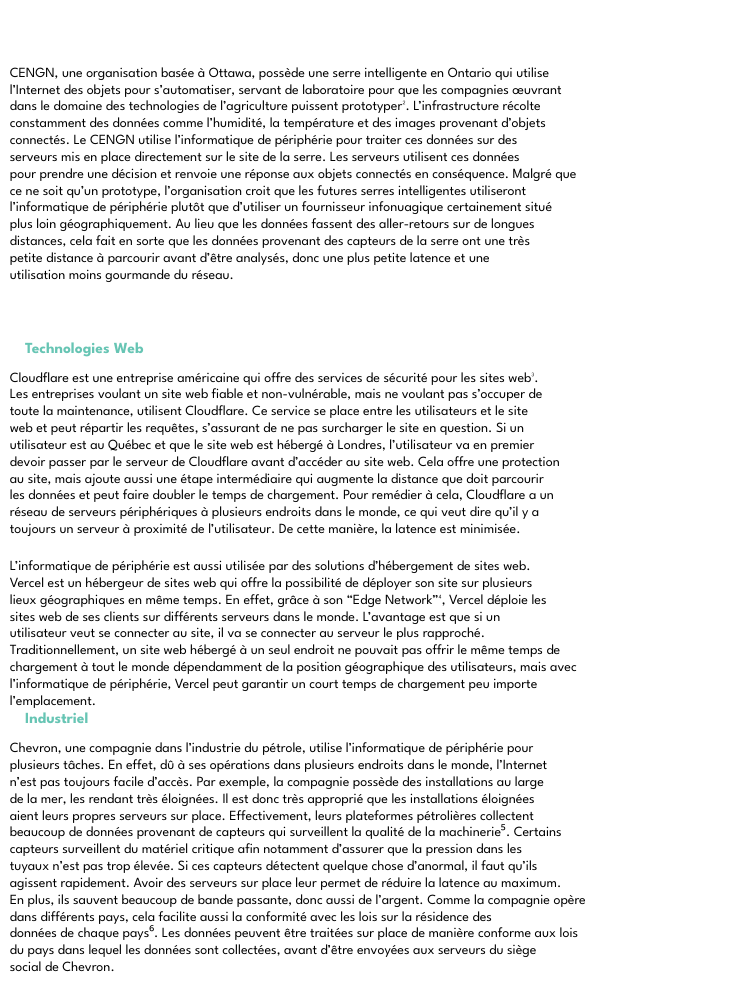
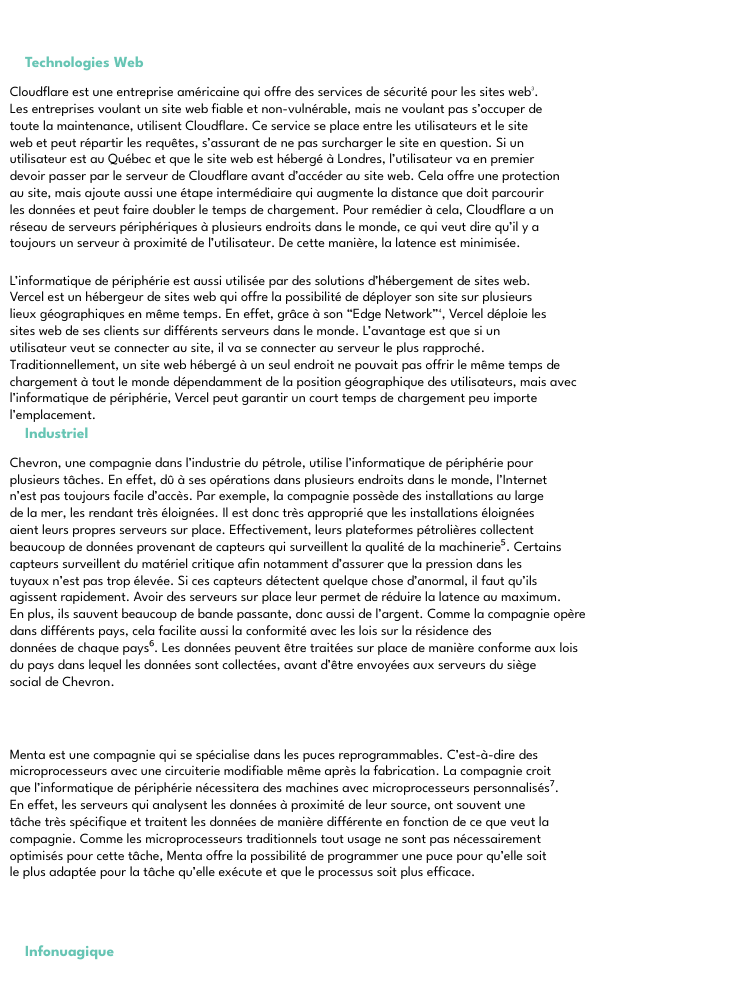
Before and after one commit to Msa360/pptx_template_cin, a slide deck: slide 2 of powerpoints/test.pptx. Drawn at 756x1008 pixels with LibreOffice and Linux fonts; fonts in the diff are those of the drawing; background and template pictures are left out. Boxes give left, top, right and bottom in pixels: in the first picture for what was removed or moved away, otherwise in the second. Text is boxed around its words. In the diff, an @@ line names an element or a change of style, - is before the commit and + after.

Commit message:
adapt to new gabarit

```diff
--- a/powerpoints/test.pptx
+++ b/powerpoints/test.pptx
@@ text removed at [10,67,576,282] @@
-CENGN, une organisation basée à Ottawa, possède une serre intelligente en Ontario qui utilise
-l’Internet des objets pour s’automatiser, servant de laboratoire pour que les compagnies œuvrant
-dans le domaine des technologies de l’agriculture puissent prototyper². L’infrastructure récolte
-constamment des données comme l’humidité, la température et des images provenant d’objets
-connectés. Le CENGN utilise l’informatique de périphérie pour traiter ces données sur des
-serveurs mis en place directement sur le site de la serre. Les serveurs utilisent ces données
-pour prendre une décision et renvoie une réponse aux objets connectés en conséquence. Malgré que
-ce ne soit qu’un prototype, l’organisation croit que les futures serres intelligentes utiliseront
-l’informatique de périphérie plutôt que d’utiliser un fournisseur infonuagique certainement situé
-plus loin géographiquement. Au lieu que les données fassent des aller-retours sur de longues
-distances, cela fait en sorte que les données provenant des capteurs de la serre ont une très
-petite distance à parcourir avant d’être analysés, donc une plus petite latence et une
-utilisation moins gourmande du réseau.
@@ 5 texts: place and size @@
-5 texts at [10,342,586,971]
+5 texts at [10,56,586,686]
@@ text added at [10,749,551,879], 10 pt, text #000000 @@
+Menta est une compagnie qui se spécialise dans les puces reprogrammables. C’est-à-dire des
+microprocesseurs avec une circuiterie modifiable même après la fabrication. La compagnie croit
+que l’informatique de périphérie nécessitera des machines avec microprocesseurs personnalisés⁷.
+En effet, les serveurs qui analysent les données à proximité de leur source, ont souvent une
+tâche très spécifique et traitent les données de manière différente en fonction de ce que veut la
+compagnie. Comme les microprocesseurs traditionnels tout usage ne sont pas nécessairement
+optimisés pour cette tâche, Menta offre la possibilité de programmer une puce pour qu’elle soit
+le plus adaptée pour la tâche qu’elle exécute et que le processus soit plus efficace.
@@ text added at [25,945,114,960], 11 pt, text #67C5B4, bold @@
+Infonuagique
```
Also in this commit, not shown: 3 other slides changed, 7 other files.
